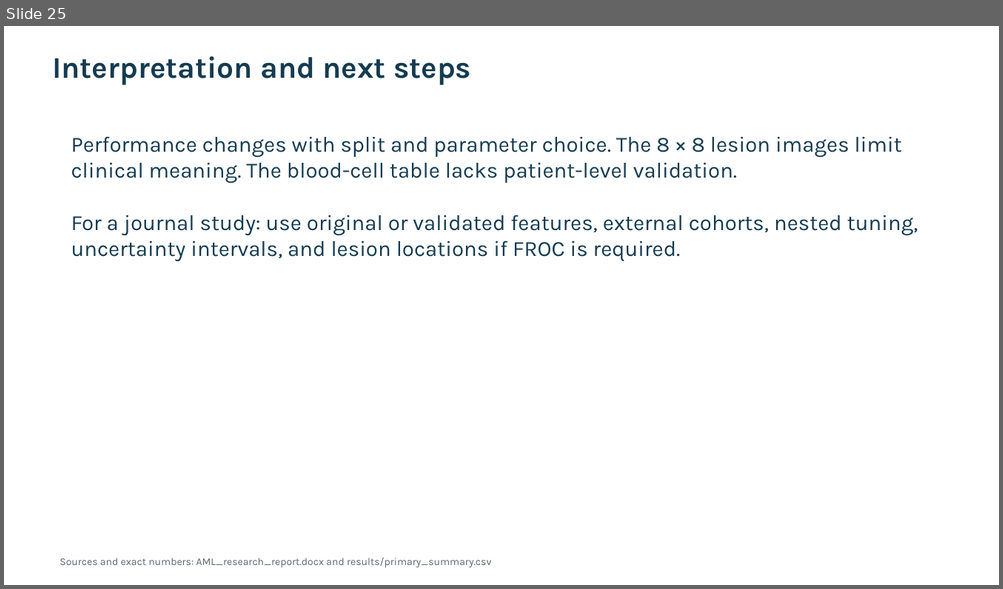
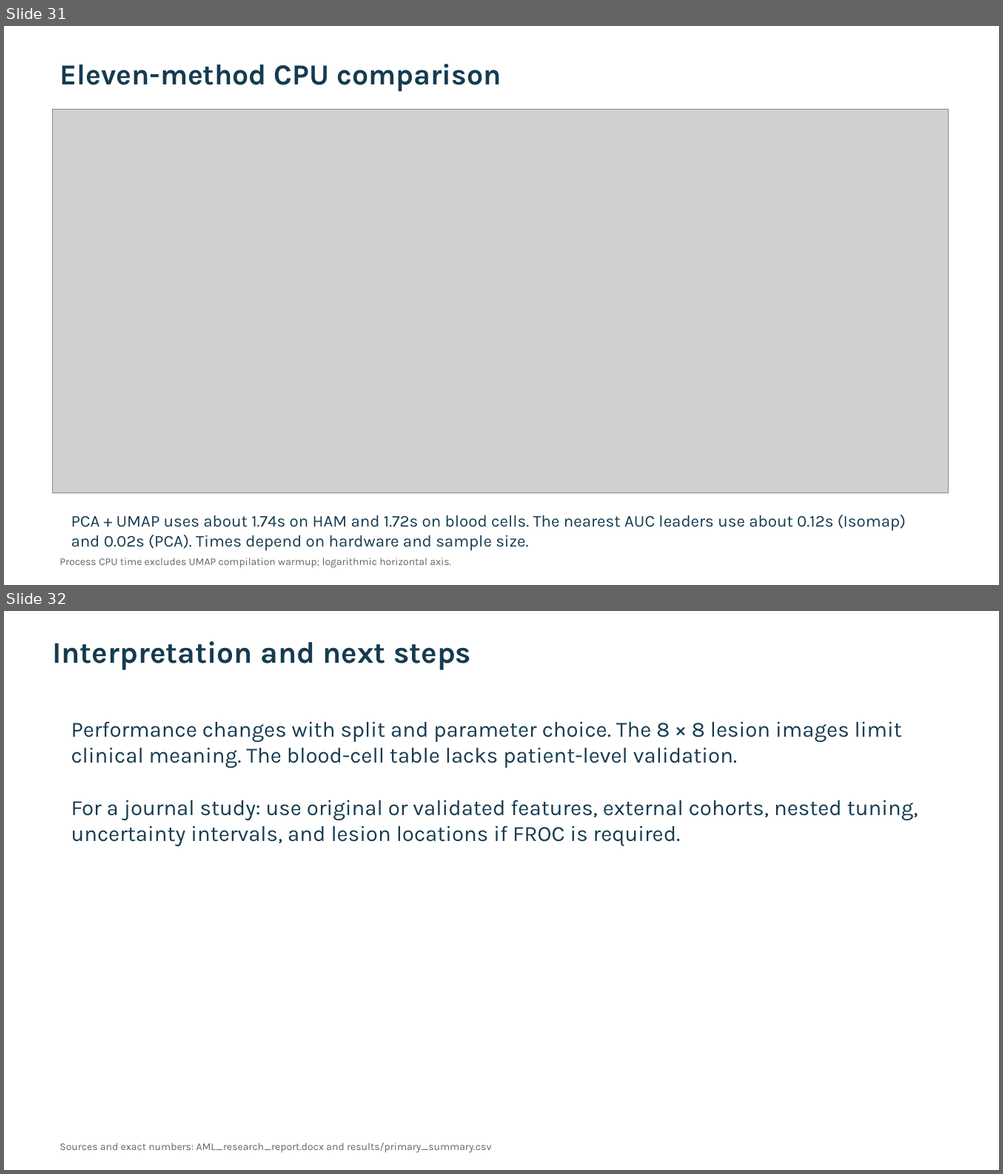
Before and after one commit to Gamila-Elfayoumi/comparing-classification-methods, a slide deck: deliverables/AML_presentation.pptx. Shown one above the other, each under a label of ours: slide 25 before the commit, slides 31 and 32 after it. The pictures are 1003x589 and 1003x1174 pixels, drawn with LibreOffice and Linux fonts; fonts in the diff are those of the drawing; grey boxes stand for pictures. Boxes give left, top, right and bottom in pixels: in the first picture for what was removed or moved away, otherwise in the second. Text is boxed around its words. In the diff, an @@ line names an element or a change of style, - is before the commit and + after.

Commit message:
Expand AML presentation with model and eleven-method visuals

```diff
--- a/deliverables/AML_presentation.pptx
+++ b/deliverables/AML_presentation.pptx
@@ slide 31 added at [4, 26, 999, 585], background #FFFFFF @@
@@ text added at [60, 64, 501, 92], 28 pt, text #153B50, bold @@
+Eleven-method CPU comparison
@@ picture added at [53, 110, 948, 493] @@
@@ text added at [71, 515, 905, 551], 16 pt, text #153B50 @@
+PCA + UMAP uses about 1.74s on HAM and 1.72s on blood cells. The nearest AUC leaders use about 0.12s (Isomap) and 0.02s (PCA). Times depend on hardware and sample size.
@@ text added at [60, 558, 451, 568], 10 pt, text #5C6770 @@
+Process CPU time excludes UMAP compilation warmup; logarithmic horizontal axis.
@@ what was slide 25 is now slide 32 @@
```
Also in this commit, not shown: 1 slide changed, 6 other slides added, 9 other files.
